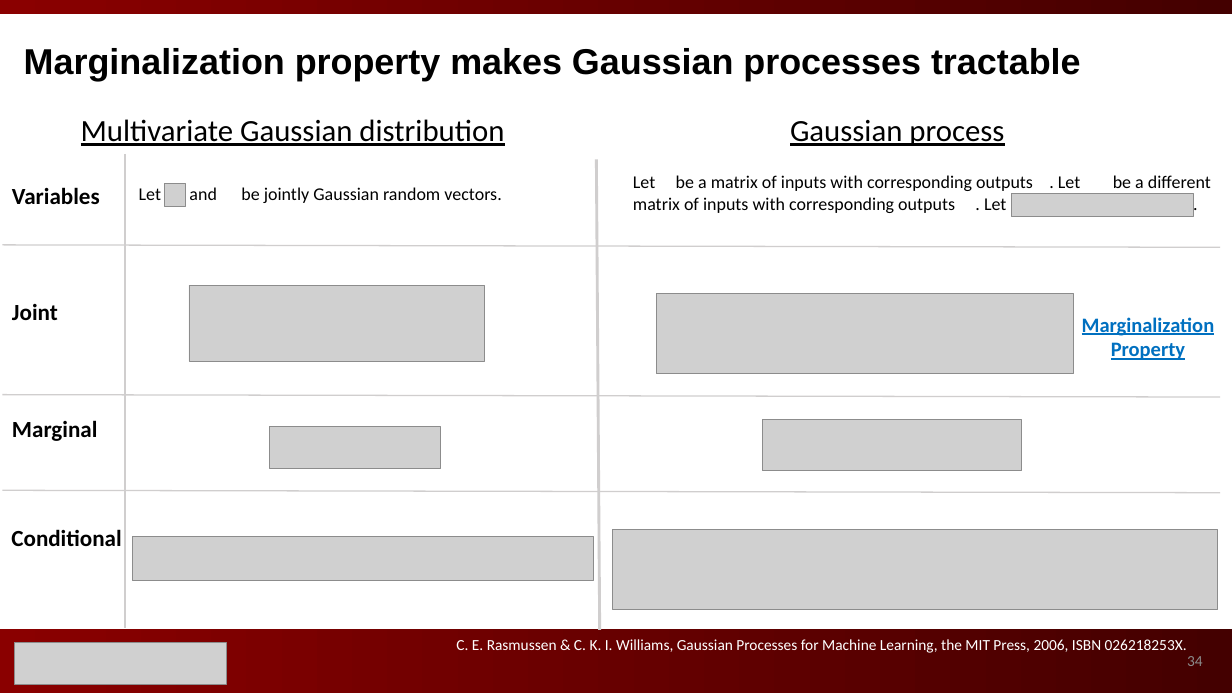
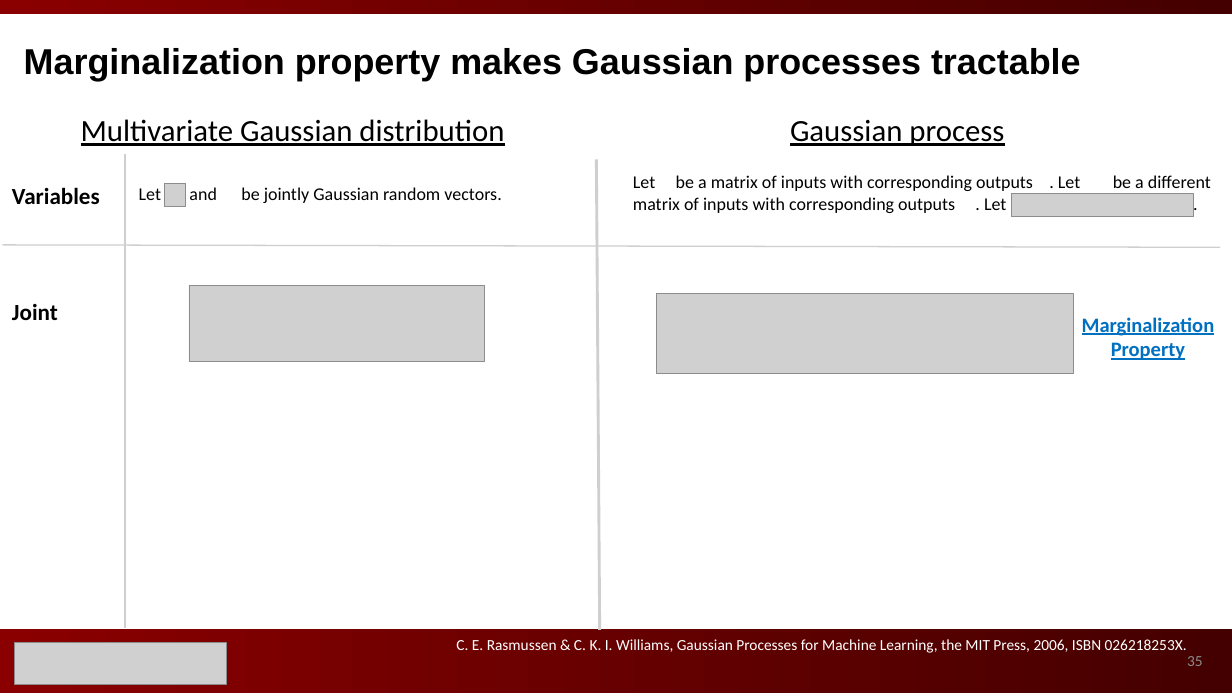
Before and after one commit to ks8/machine-learning-for-structure, a slide deck: slide 35 of Gaussian Processes for Machine Learning 3.pptx (slide 34 before the commit). Drawn at 1232x693 pixels with LibreOffice and Linux fonts; fonts in the diff are those of the drawing; grey boxes stand for pictures; background and template pictures are left out. Boxes give left, top, right and bottom in pixels: in the first picture for what was removed or moved away, otherwise in the second. Text is boxed around its words. In the diff, an @@ line names an element or a change of style, - is before the commit and + after.

```diff
--- a/Gaussian Processes for Machine Learning 3.pptx
+++ b/Gaussian Processes for Machine Learning 3.pptx
@@ line removed from (2, 395) to (1220, 397) @@
@@ text removed at [12,420,98,441] @@
-Marginal
@@ picture removed at [270,427,442,469] @@
@@ picture removed at [762,420,1022,470] @@
@@ line removed from (2, 491) to (1220, 493) @@
@@ text removed at [11,529,121,546] @@
-Conditional
@@ picture removed at [132,536,593,580] @@
@@ picture removed at [613,530,1217,610] @@
@@ page number at [1187,656,1203,666]: text changed @@
-34
+35
```
Also in this commit, not shown: 7 other slides changed, 10 slides added, 16 slides removed, 2 other files.
